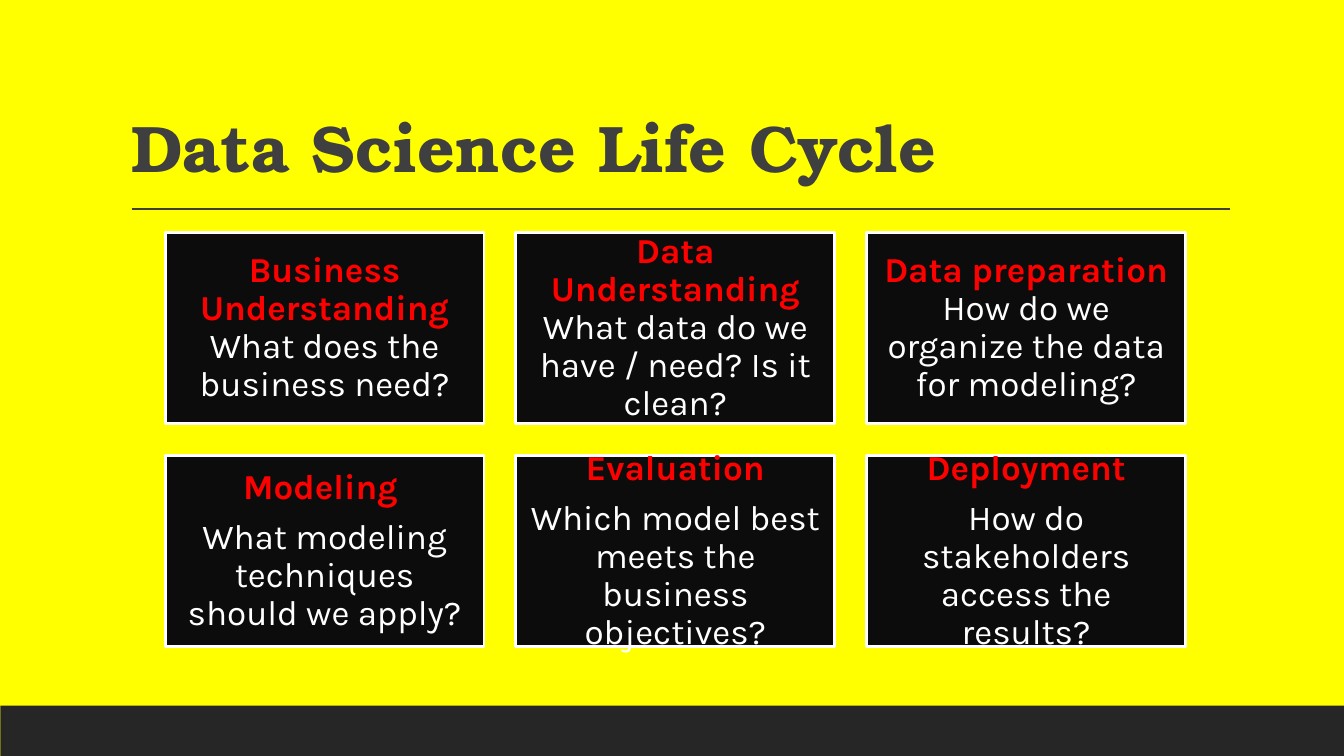
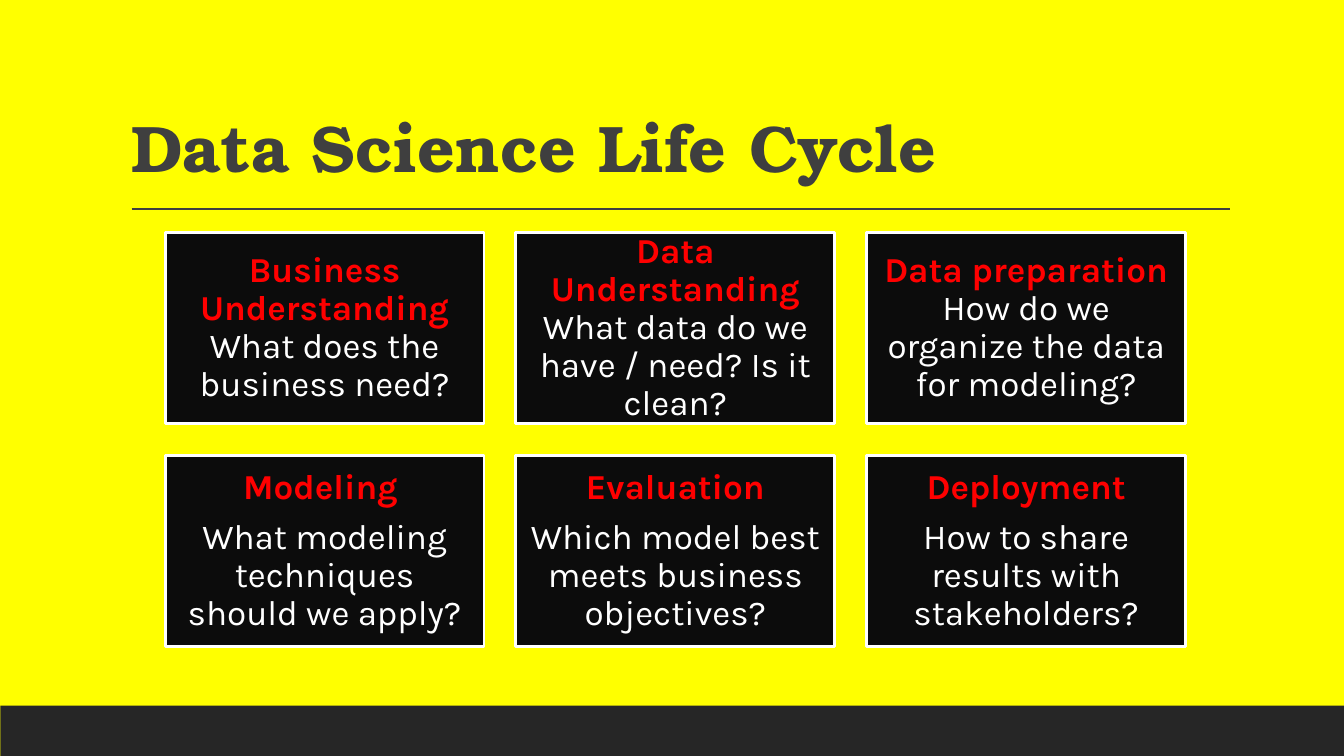
Before and after one commit to torres11991/dap-curriculum, a slide deck: slide 17 of Section02/Data_Analytics.pptx. Drawn at 1344x756 pixels with LibreOffice and Linux fonts; fonts in the diff are those of the drawing. Boxes give left, top, right and bottom in pixels: in the first picture for what was removed or moved away, otherwise in the second. Text is boxed around its words. In the diff, an @@ line names an element or a change of style, - is before the commit and + after.

```diff
--- a/Section02/Data_Analytics.pptx
+++ b/Section02/Data_Analytics.pptx
@@ text at bbox=[531, 525, 820, 634]: text changed @@
-Which model best meets the business objectives?
+Which model best meets business objectives?
@@ text at bbox=[913, 525, 1138, 626]: text changed @@
-How do stakeholders access the results?
+How to share results with stakeholders?
```
Also in this commit, not shown: 2 other files.
